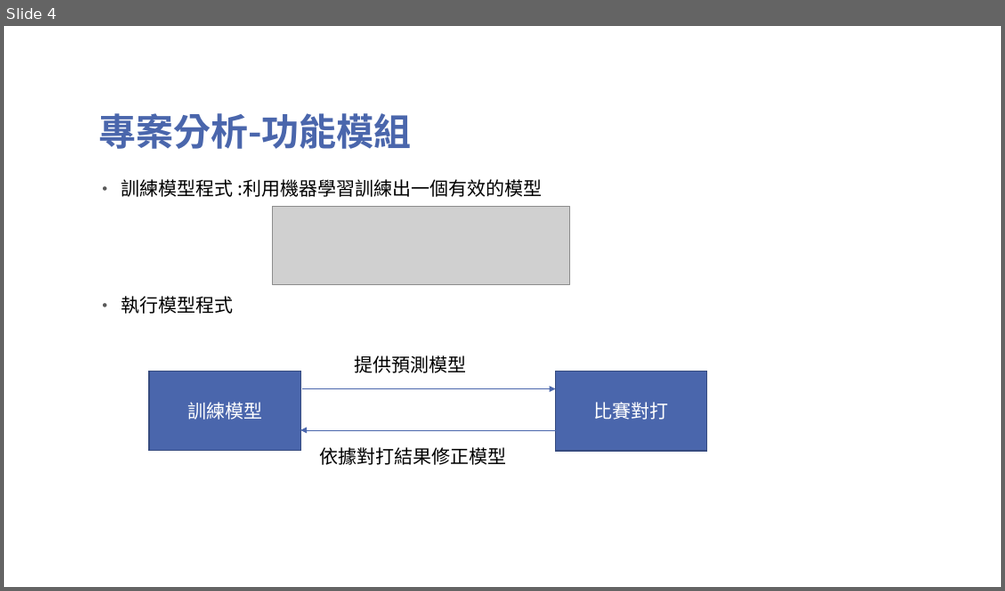
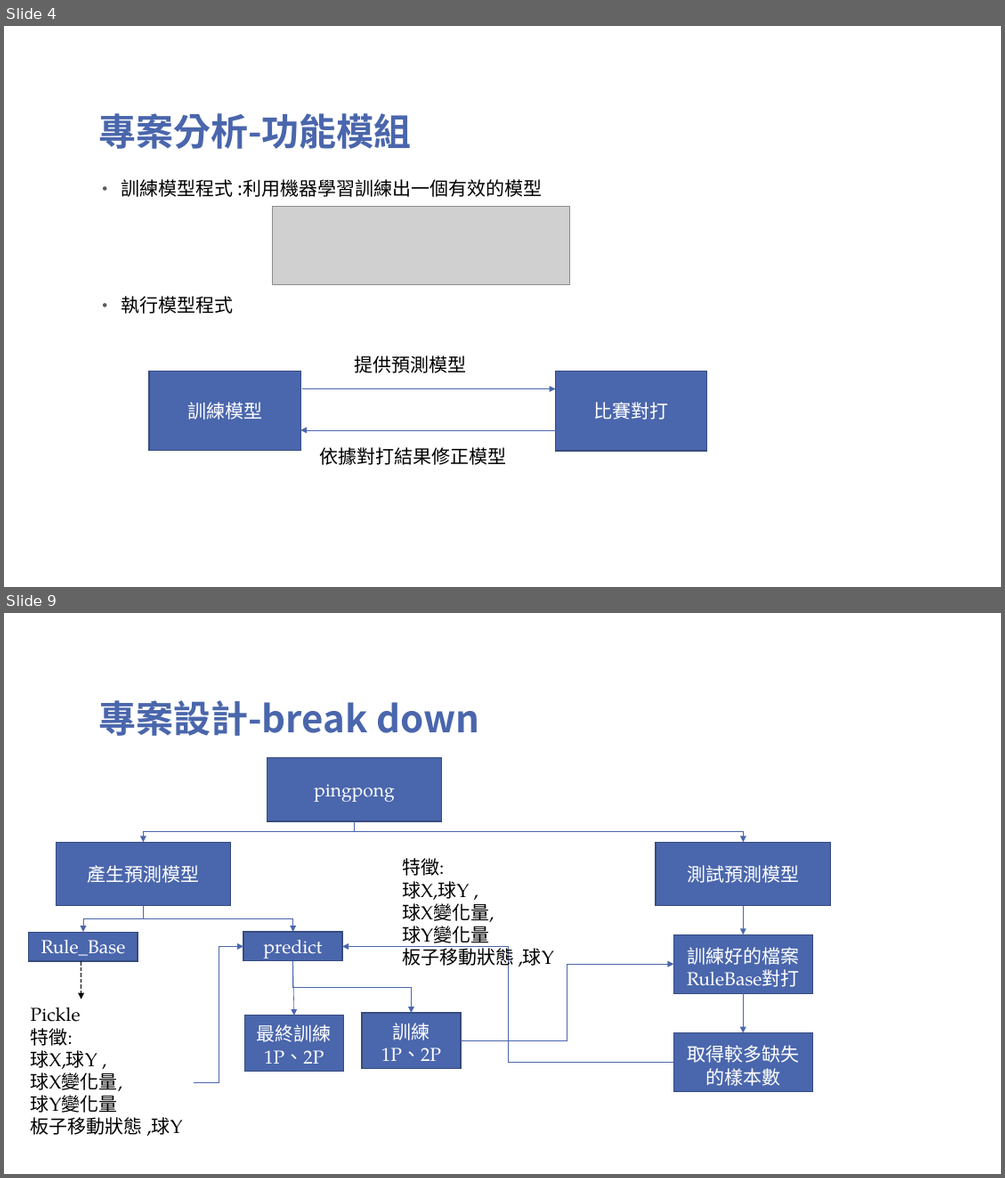
Before and after one commit to TsaiHaoWei/Machine-Learning, a slide deck: Finally project/Pingpong_第六組.pptx. Shown one above the other, each under a label of ours: slide 4 before the commit, slides 4 and 9 after it; the slides between them are not shown. The pictures are 1005x591 and 1005x1178 pixels, drawn with LibreOffice and Linux fonts; fonts in the diff are those of the drawing; grey boxes stand for pictures; background and template pictures are left out. Boxes give left, top, right and bottom in pixels: in the first picture for what was removed or moved away, otherwise in the second. Text is boxed around its words. In the diff, an @@ line names an element or a change of style, - is before the commit and + after.

```diff
--- a/Finally project/Pingpong_第六組.pptx
+++ b/Finally project/Pingpong_第六組.pptx
@@ slide 9 added at (x1=4, y1=613, x2=1001, y2=1174), background picture (left out) @@
@@ title added at (x1=98, y1=700, x2=479, y2=736), 36 pt, text #4A66AC, bold @@
+專案設計-break down
@@ rectangle added at (x1=267, y1=758, x2=442, y2=821), fill #4A66AC, outline #374B7F 1 pt, 18 pt, text #FFFFFF @@
+pingpong
@@ elbow arrow added from (354, 821) to (143, 842), #4A66AC 0.5 pt @@
@@ elbow arrow added from (354, 821) to (743, 842), #4A66AC 0.5 pt @@
@@ rectangle added at (x1=56, y1=842, x2=231, y2=906), fill #4A66AC, outline #374B7F 1 pt, 18 pt, text #FFFFFF @@
+產生預測模型
@@ rectangle added at (x1=655, y1=842, x2=830, y2=906), fill #4A66AC, outline #374B7F 1 pt, 18 pt, text #FFFFFF @@
+測試預測模型
@@ text added at (x1=402, y1=858, x2=554, y2=968), 18 pt, text #000000 @@
+特徵:
+球X,球Y ,
+球X變化量,
+球Y變化量
+板子移動狀態 ,球Y
@@ elbow arrow added from (143, 906) to (83, 932), #4A66AC 0.5 pt @@
@@ elbow arrow added from (143, 906) to (292, 932), #4A66AC 0.5 pt @@
@@ elbow arrow added from (743, 906) to (743, 934), #4A66AC 0.5 pt @@
@@ rectangle added at (x1=29, y1=932, x2=138, y2=961), fill #4A66AC, outline #374B7F 1 pt, 18 pt, text #FFFFFF @@
+Rule_Base
@@ rectangle added at (x1=243, y1=932, x2=342, y2=961), fill #4A66AC, outline #374B7F 1 pt, 18 pt, text #FFFFFF @@
+predict
@@ elbow arrow added from (194, 1082) to (243, 947), #4A66AC 0.5 pt @@
@@ elbow arrow added from (674, 1062) to (342, 947), #4A66AC 0.5 pt @@
@@ rectangle added at (x1=674, y1=934, x2=812, y2=994), fill #4A66AC, outline #374B7F 1 pt, 18 pt, text #FFFFFF @@
+訓練好的檔案RuleBase對打
@@ arrow added from (81, 961) to (81, 999), #000000 0.5 pt dashed @@
@@ arrow added from (292, 961) to (294, 1015), #4A66AC 0.5 pt @@
@@ elbow arrow added from (292, 961) to (412, 1013), #4A66AC 0.5 pt @@
@@ elbow arrow added from (461, 1041) to (674, 964), #4A66AC 0.5 pt @@
@@ text added at (x1=31, y1=1007, x2=182, y2=1135), 18 pt, text #000000 @@
+Pickle
+特徵:
+球X,球Y ,
+球X變化量,
+球Y變化量
+板子移動狀態 ,球Y
@@ elbow arrow added from (743, 994) to (743, 1032), #4A66AC 0.5 pt @@
@@ rectangle added at (x1=245, y1=1015, x2=343, y2=1071), fill #4A66AC, outline #374B7F 1 pt, 18 pt, text #FFFFFF @@
+最終訓練1P、2P
@@ rectangle added at (x1=362, y1=1013, x2=461, y2=1070), fill #4A66AC, outline #374B7F 1 pt, 18 pt, text #FFFFFF @@
+訓練
+1P、2P
@@ rectangle added at (x1=674, y1=1032, x2=812, y2=1092), fill #4A66AC, outline #374B7F 1 pt, 18 pt, text #FFFFFF @@
+取得較多缺失的樣本數
```
Also in this commit, not shown: 6 slides changed, 1 other slide added, 2 slides removed, 4 other files.
